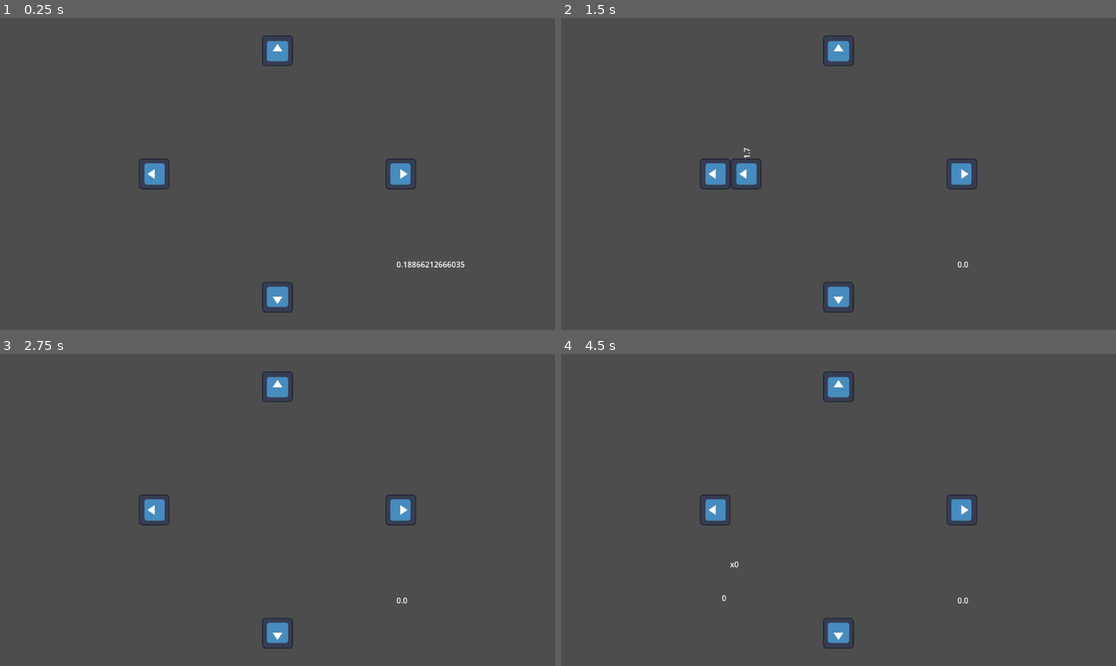
Above: before the commit, frames 1-4 (two rows, left to right).
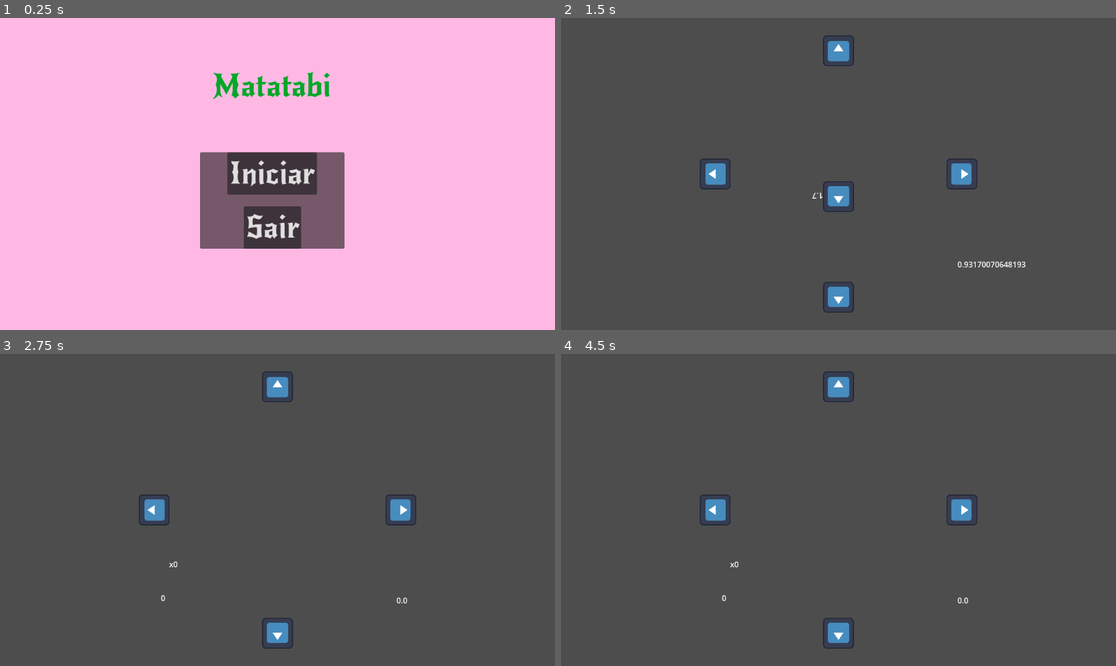
Above: after the commit, the same moments.

Repository: bpromas/desfalecidos
Game: Godot game, scene res://scenes/start_screen.tscn
Two runs of this game, one before a commit and one after it. Both use one fixed random seed, a clock stepped at 60 frames per second and the inputs below. Before the commit the project starts from res://scenes/rhythm_game.tscn. The engine's default icon, where the game draws it, is replaced by a stand-in: a white triangle on a blue panel in a dark square. Sound files missing from this copy of the repository are replaced by a short silence.
Inputs (mouse positions are in pixels of both pictures, inside the frame that each line leads up to):
- Up to frame 1 (0.25 s): no input
- Up to frame 2 (1.5 s): click (832, 174) at 0.5 s, where only the run after the commit has a clickable "Iniciar"; hold Right (ui_right) from 1.28 s (still down)
- Up to frame 3 (2.75 s): release Right (ui_right) at 2.03 s; hold Down (ui_down) from 2.03 s (still down)
- Up to frame 4 (4.5 s): release Down (ui_down) at 2.78 s; hold Right (ui_right) 2.78-3.53 s; tap Enter at 3.5 s; hold Up (ui_up) 3.53-4.28 s; tap Space at 4.25 s; hold Left (ui_left) from 4.28 s (still down)

The runs differ from the first frame. In frame 1, 100% of the frame differs, in the area x 0-100%, y 0-100%; in frame 2, 0.8%; in frame 3, less than 0.1%; in frame 4, nothing differs.

Commit message:
implementar main menu

Diff:
--- /dev/null
+++ b/new_rocker.tres
@@ -0,0 +1,7 @@
+[gd_resource type="Theme" format=3 uid="uid://cufhphhk28env"]
+
+[ext_resource type="FontFile" uid="uid://bhy7gp3uli1ap" path="res://NewRocker-Regular.ttf" id="1_mc0uk"]
+
+[resource]
+default_font = ExtResource("1_mc0uk")
+default_font_size = 64
--- a/project.godot
+++ b/project.godot
@@ -11,7 +11,7 @@
 [application]
 
 config/name="Desfalecidos"
-run/main_scene="uid://db7egoia0wpa0"
+run/main_scene="uid://jl8ysh6juw3"
 config/features=PackedStringArray("4.6", "GL Compatibility")
 config/icon="res://icon.svg"
 
--- /dev/null
+++ b/scenes/menu.gd
@@ -0,0 +1,19 @@
+extends Panel
+
+
+# Called when the node enters the scene tree for the first time.
+func _ready() -> void:
+	pass # Replace with function body.
+
+
+# Called every frame. 'delta' is the elapsed time since the previous frame.
+func _process(delta: float) -> void:
+	pass
+
+
+func _on_start_game_pressed() -> void:
+	get_tree().change_scene_to_file("res://scenes/rhythm_game.tscn")
+
+
+func _on_exit_pressed() -> void:
+	get_tree().quit()
--- a/scenes/rhythm_game.tscn
+++ b/scenes/rhythm_game.tscn
@@ -5,7 +5,7 @@
 [ext_resource type="Script" uid="uid://bpjvlm5n332qf" path="res://scripts/arrow_spawner.gd" id="2_gge2o"]
 [ext_resource type="AudioStream" uid="uid://bi7dfhlo4iptg" path="res://DZK - Mundo Desumano.mp3" id="2_svhef"]
 [ext_resource type="PackedScene" uid="uid://hgmye7uo2xj0" path="res://scenes/arrow.tscn" id="3_gge2o"]
-[ext_resource type="Script" uid="uid://b7jvhgneuiykf" path="res://scenes/debug_songtime.gd" id="6_8b805"]
+[ext_resource type="Script" uid="uid://b7jvhgneuiykf" path="res://scripts/debug_songtime.gd" id="6_8b805"]
 
 [node name="RhythmGame" type="Node2D" unique_id=1833761378]
 script = ExtResource("1_snvp4")
--- /dev/null
+++ b/scenes/start_screen.tscn
@@ -0,0 +1,65 @@
+[gd_scene format=3 uid="uid://jl8ysh6juw3"]
+
+[ext_resource type="Theme" uid="uid://cufhphhk28env" path="res://new_rocker.tres" id="1_tx5wa"]
+[ext_resource type="Script" uid="uid://bweohuy7jl1ng" path="res://scenes/menu.gd" id="2_o7i0r"]
+
+[node name="StartScreen" type="Control" unique_id=384893329]
+layout_mode = 3
+anchors_preset = 15
+anchor_right = 1.0
+anchor_bottom = 1.0
+grow_horizontal = 2
+grow_vertical = 2
+
+[node name="ColorRect" type="ColorRect" parent="." unique_id=607662860]
+layout_mode = 0
+offset_right = 1156.0
+offset_bottom = 653.0
+color = Color(1, 0.72, 0.8926667, 1)
+
+[node name="Label" type="Label" parent="." unique_id=623652935]
+layout_mode = 0
+offset_left = 442.0
+offset_top = 101.0
+offset_right = 687.0
+offset_bottom = 181.0
+theme = ExtResource("1_tx5wa")
+theme_override_colors/font_color = Color(0, 0.66, 0.15400001, 1)
+text = "Matatabi"
+
+[node name="Menu" type="Panel" parent="." unique_id=433128971]
+layout_mode = 0
+offset_left = 415.0
+offset_top = 279.0
+offset_right = 715.0
+offset_bottom = 479.0
+theme = ExtResource("1_tx5wa")
+script = ExtResource("2_o7i0r")
+
+[node name="StartGame" type="Button" parent="Menu" unique_id=1382196164]
+layout_mode = 1
+anchors_preset = 5
+anchor_left = 0.5
+anchor_right = 0.5
+offset_left = -4.0
+offset_right = 4.0
+offset_bottom = 8.0
+grow_horizontal = 2
+text = "Iniciar"
+
+[node name="Exit" type="Button" parent="Menu" unique_id=1508844087]
+layout_mode = 1
+anchors_preset = 7
+anchor_left = 0.5
+anchor_top = 1.0
+anchor_right = 0.5
+anchor_bottom = 1.0
+offset_left = -4.0
+offset_top = -8.0
+offset_right = 4.0
+grow_horizontal = 2
+grow_vertical = 0
+text = "Sair"
+
+[connection signal="pressed" from="Menu/StartGame" to="Menu" method="_on_start_game_pressed"]
+[connection signal="pressed" from="Menu/Exit" to="Menu" method="_on_exit_pressed"]
Binary file added: NewRocker-Regular.ttf
Not shown, added: NewRocker-Regular.ttf.import
Not shown, added: scenes/menu.gd.uid
Renamed: scenes/debug_songtime.gd -> scripts/debug_songtime.gd
Renamed: scenes/debug_songtime.gd.uid -> scripts/debug_songtime.gd.uid
